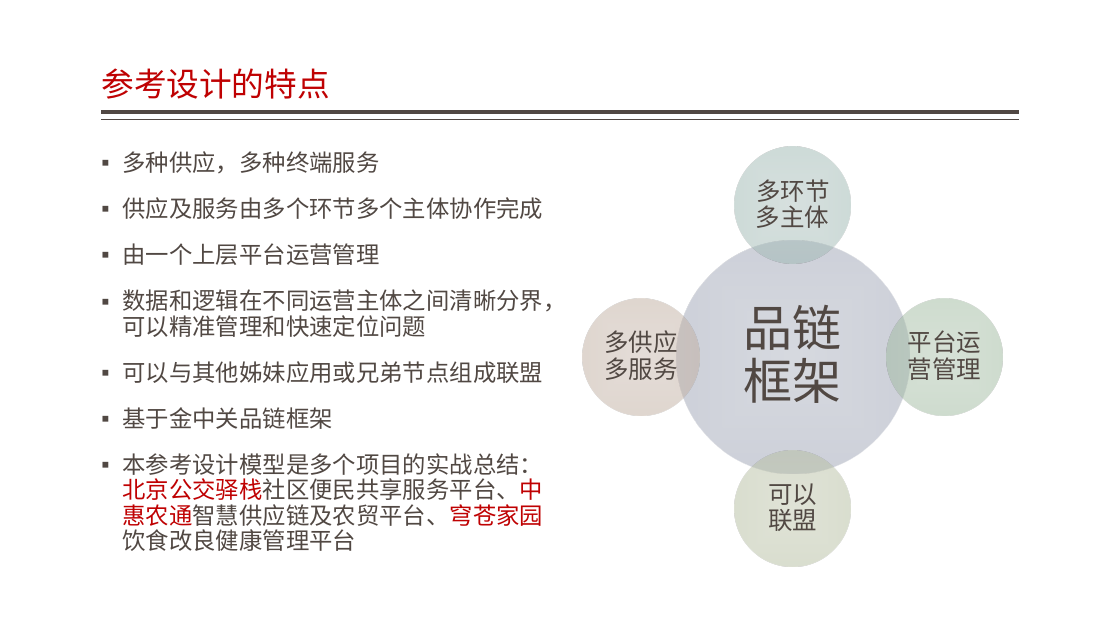
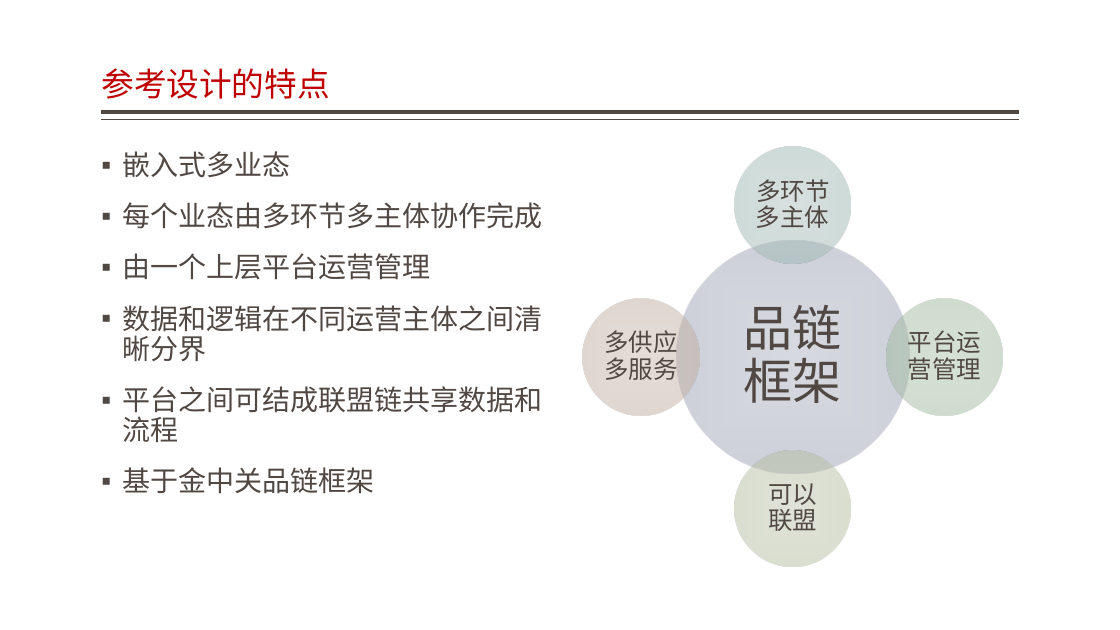
Before and after one commit to jzgi/chainsmart, a slide deck: slide 3 of Docs/品链应用参考设计.pptx. Drawn at 1120x630 pixels with LibreOffice and Linux fonts; fonts in the diff are those of the drawing. Boxes give left, top, right and bottom in pixels: in the first picture for what was removed or moved away, otherwise in the second. Text is boxed around its words. In the diff, an @@ line names an element or a change of style, - is before the commit and + after.

```diff
--- a/Docs/品链应用参考设计.pptx
+++ b/Docs/品链应用参考设计.pptx
@@ text at <box>122,151,542,229</box>: text changed; size 20 to 24 pt @@
-▪ 多种供应，多种终端服务
-▪ 供应及服务由多个环节多个主体协作完成
+▪ 嵌入式多业态
+▪ 每个业态由多环节多主体协作完成
@@ text at <box>122,253,430,494</box>: size 20 to 24 pt in "由一个上层平台运营管理", "基于金中关品链框架" @@
@@ text at <box>122,305,542,442</box>: text changed; size 20 to 24 pt @@
-▪ 数据和逻辑在不同运营主体之间清晰分界，可以精准管理和快速定位问题
-▪ 可以与其他姊妹应用或兄弟节点组成联盟
+▪ 数据和逻辑在不同运营主体之间清晰分界
+▪ 平台之间可结成联盟链共享数据和流程
@@ text at <box>122,453,543,551</box>: paragraph removed @@
-▪ 本参考设计模型是多个项目的实战总结：北京公交驿栈社区便民共享服务平台、中惠农通智慧供应链及农贸平台、穹苍家园饮食改良健康管理平台
```
Also in this commit, not shown: 7 other slides changed, 5 other files.
